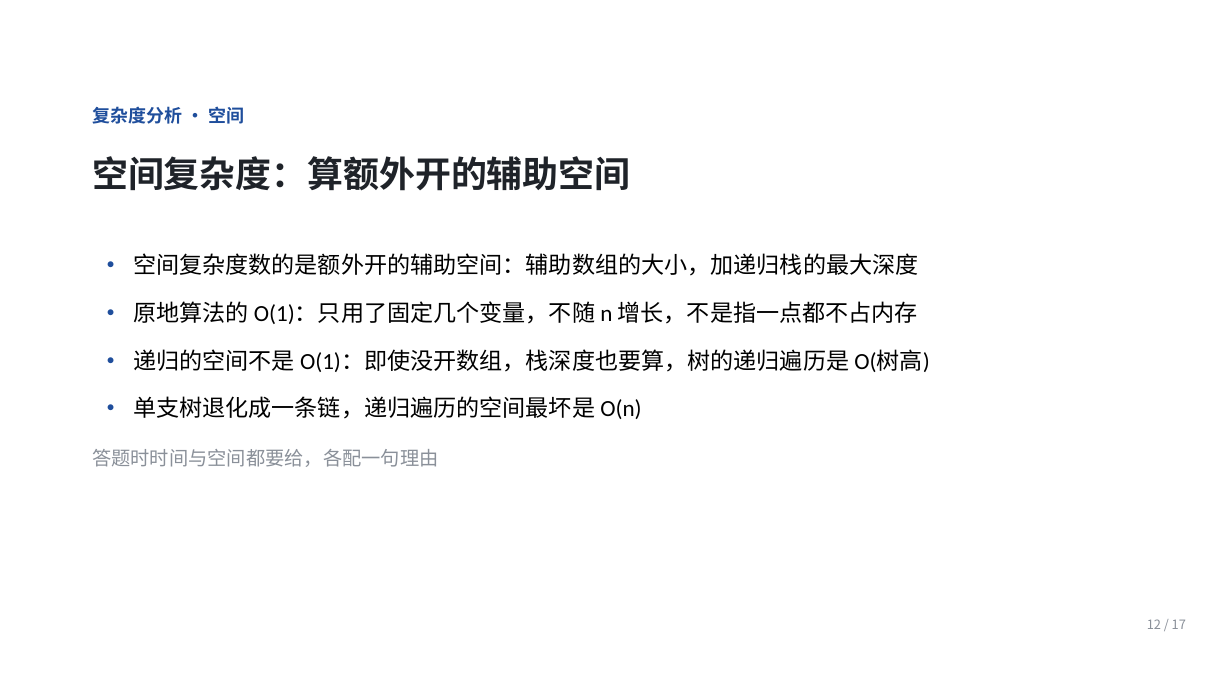
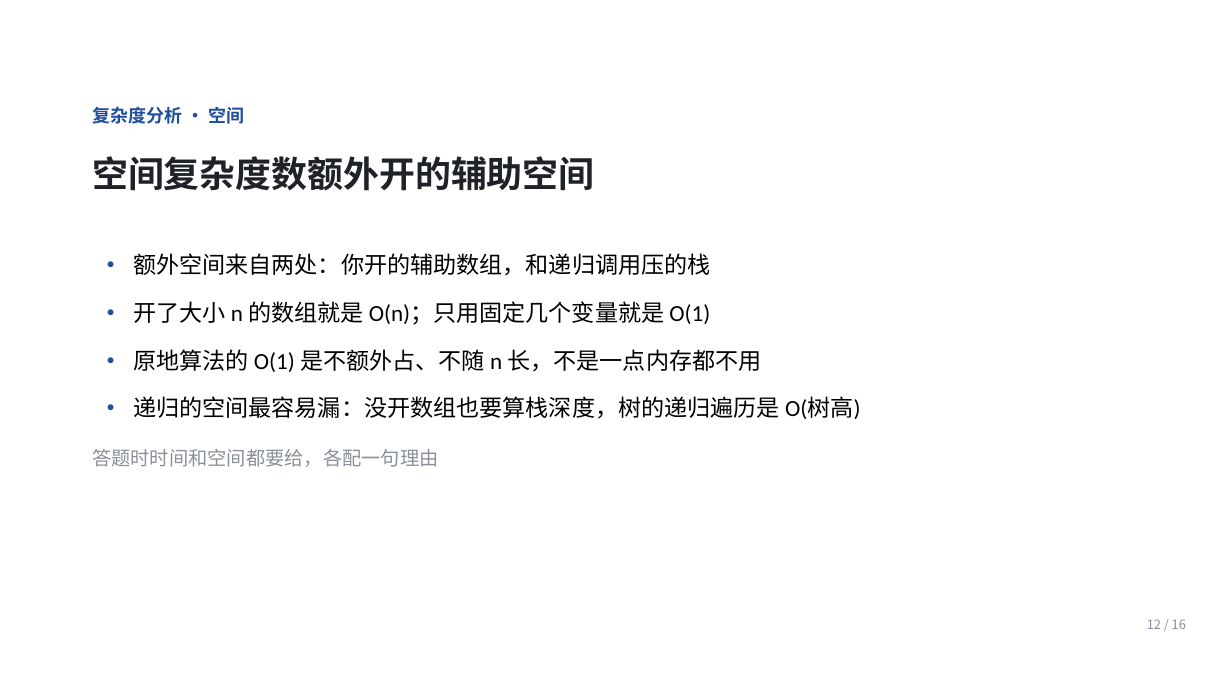
Before and after one commit to Ctrl1CandV/SpecialtyCourses, a slide deck: slide 12 of 课件/C2/C2-A-01/C2-A-01.pptx. Drawn at 1232x693 pixels with LibreOffice and Linux fonts; fonts in the diff are those of the drawing; background and template pictures are left out. Boxes give left, top, right and bottom in pixels: in the first picture for what was removed or moved away, otherwise in the second. Text is boxed around its words. In the diff, an @@ line names an element or a change of style, - is before the commit and + after.

```diff
--- a/课件/C2/C2-A-01/C2-A-01.pptx
+++ b/课件/C2/C2-A-01/C2-A-01.pptx
@@ text at (x1=92, y1=156, x2=594, y2=191): text changed @@
-空间复杂度：算额外开的辅助空间
+空间复杂度数额外开的辅助空间
@@ text at (x1=133, y1=253, x2=711, y2=276): text changed @@
-• 空间复杂度数的是额外开的辅助空间：辅助数组的大小，加递归栈的最大深度
+• 额外空间来自两处：你开的辅助数组，和递归调用压的栈
@@ text at (x1=133, y1=301, x2=710, y2=325): text changed @@
-• 原地算法的 O(1)：只用了固定几个变量，不随 n 增长，不是指一点都不占内存
+• 开了大小 n 的数组就是 O(n)；只用固定几个变量就是 O(1)
@@ text at (x1=133, y1=349, x2=761, y2=372): text changed @@
-• 递归的空间不是 O(1)：即使没开数组，栈深度也要算，树的递归遍历是 O(树高)
+• 原地算法的 O(1) 是不额外占、不随 n 长，不是一点内存都不用
@@ text at (x1=133, y1=396, x2=860, y2=419): text changed @@
-• 单支树退化成一条链，递归遍历的空间最坏是 O(n)
+• 递归的空间最容易漏：没开数组也要算栈深度，树的递归遍历是 O(树高)
@@ text at (x1=92, y1=449, x2=438, y2=467): text changed @@
-答题时时间与空间都要给，各配一句理由
+答题时时间和空间都要给，各配一句理由
@@ text at (x1=1147, y1=619, x2=1186, y2=629): text changed @@
-12 / 17
+12 / 16
```
Also in this commit, not shown: 9 other slides changed, 6 slides added, 7 slides removed, 5 other files.
